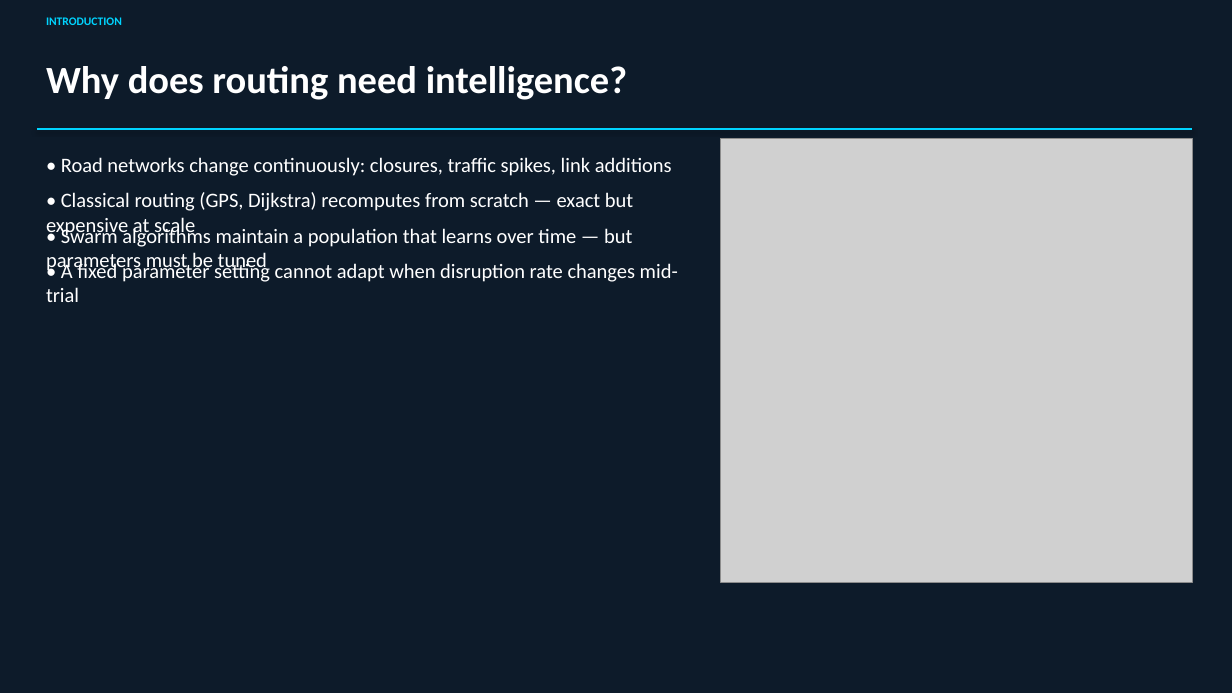
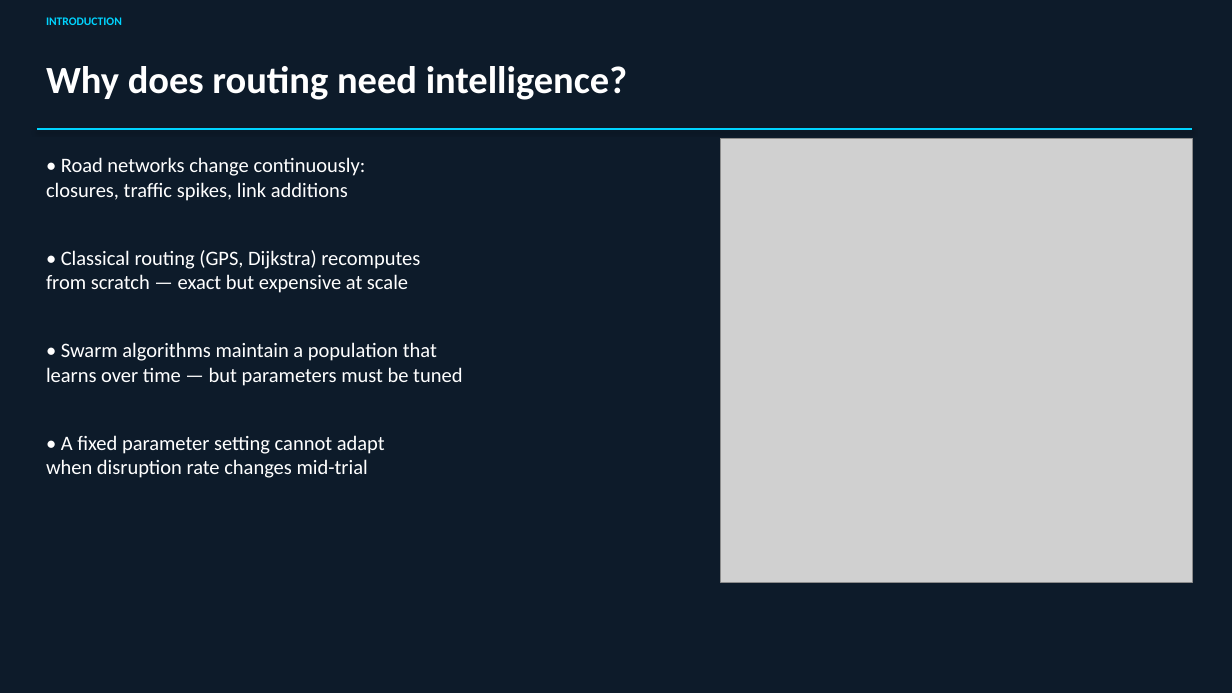
Before and after one commit to VaibhavBansal05/Dynaswarm, a slide deck: slide 2 of dynaswarm_presentation.pptx. Drawn at 1232x693 pixels with LibreOffice and Linux fonts; fonts in the diff are those of the drawing; grey boxes stand for pictures. Boxes give left, top, right and bottom in pixels: in the first picture for what was removed or moved away, otherwise in the second. Text is boxed around its words. In the diff, an @@ line names an element or a change of style, - is before the commit and + after.

```diff
--- a/dynaswarm_presentation.pptx
+++ b/dynaswarm_presentation.pptx
@@ text "• Road networks change continuously: ..." rewrapped from box(61, 157, 672, 176) to box(46, 157, 366, 201) @@
@@ text "• Classical routing (GPS, Dijkstra) ..." rewrapped from box(46, 192, 633, 238) to box(46, 250, 420, 293) @@
@@ text "• Swarm algorithms maintain a ..." rewrapped from box(46, 226, 632, 273) to box(46, 342, 462, 386) @@
@@ text "• A fixed parameter setting ..." rewrapped from box(46, 261, 678, 302) to box(46, 435, 385, 478) @@
```
Also in this commit, not shown: 14 other slides changed, 4 slides added, 2 slides removed, 6 other files.
